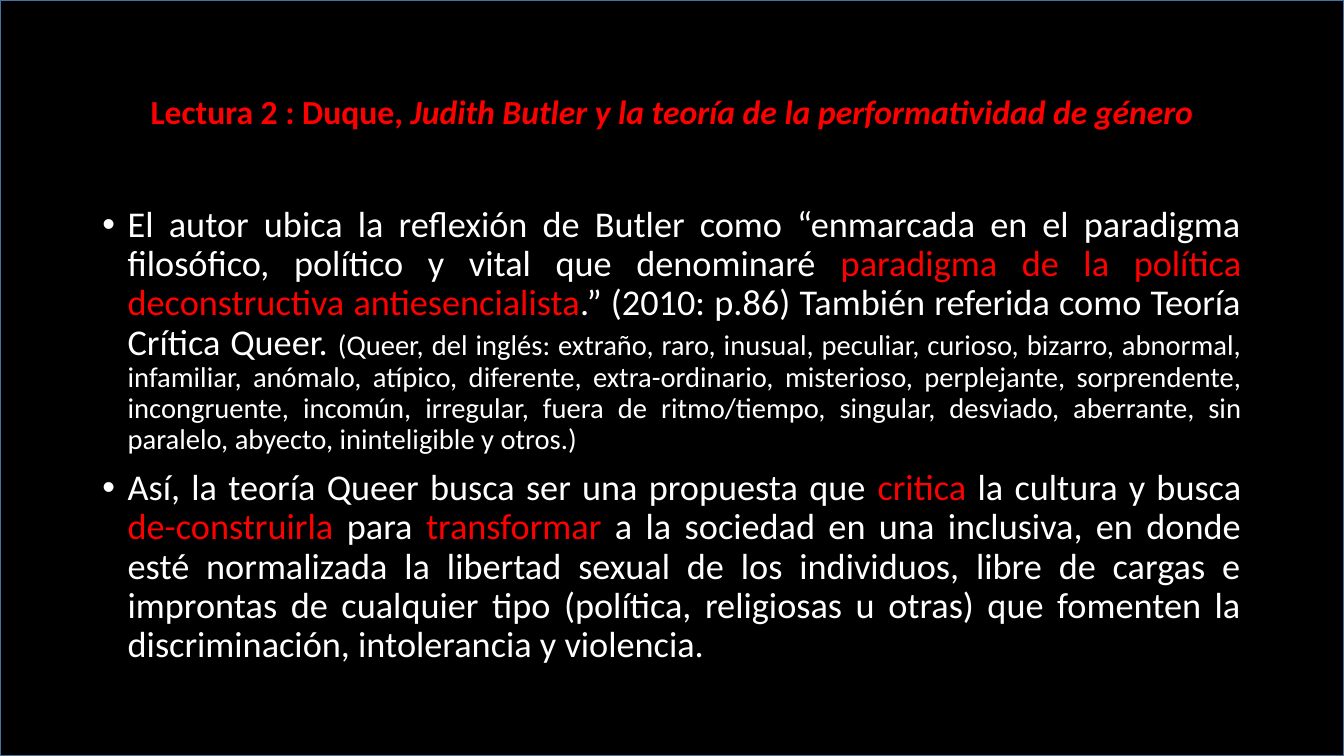
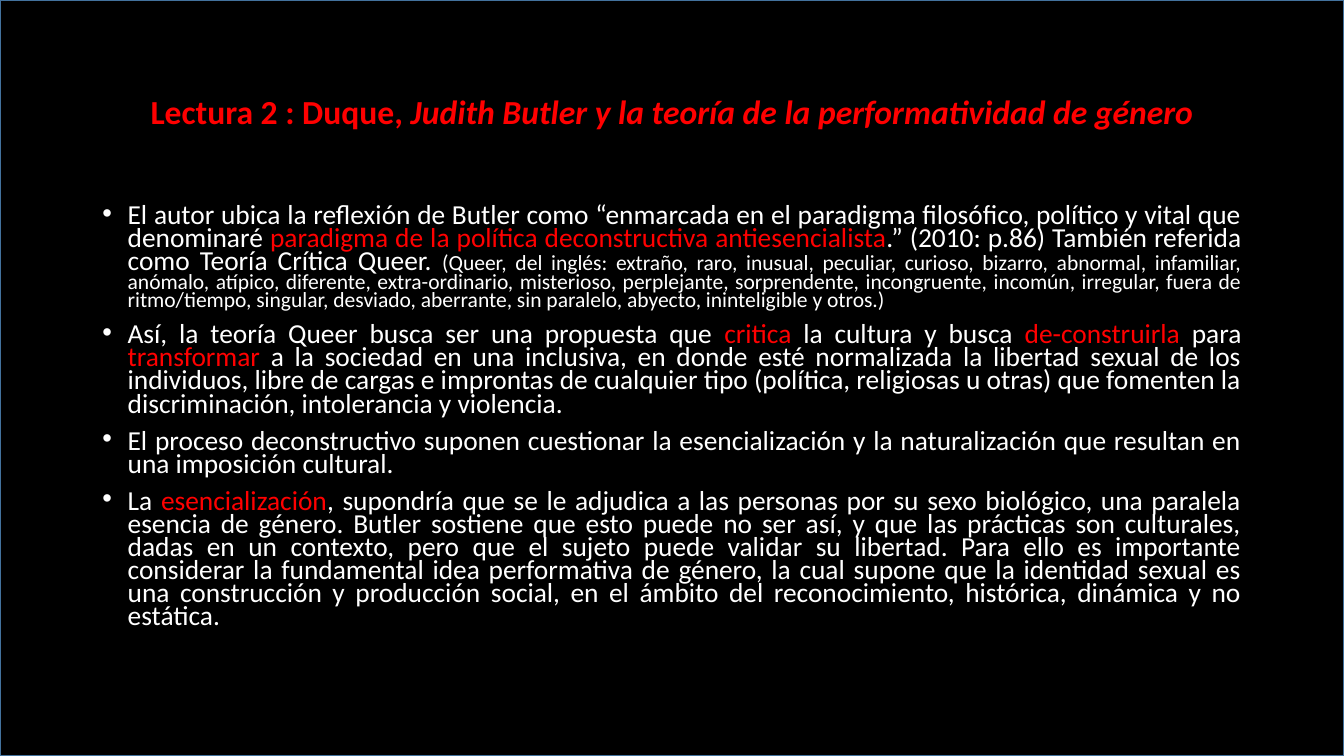
Before and after one commit to zaboltar/zaboltar.github.io, a slide deck: slide 10 of assets uarm/2019 sol-penscri-justfilpol/Documentos para S E B/Judith Butler-Resumen.pptx (slide 23 before the commit). Drawn at 1344x756 pixels with LibreOffice and Linux fonts; fonts in the diff are those of the drawing. Boxes give left, top, right and bottom in pixels: in the first picture for what was removed or moved away, otherwise in the second. Text is boxed around its words. In the diff, an @@ line names an element or a change of style, - is before the commit and + after.

```diff
--- a/assets uarm/2019 sol-penscri-justfilpol/Documentos para S E B/Judith Butler-Resumen.pptx
+++ b/assets uarm/2019 sol-penscri-justfilpol/Documentos para S E B/Judith Butler-Resumen.pptx
@@ text at [128, 204, 1242, 418]: size 25.9 to 19.6 pt in "El autor ubica la reflexión de Butler ...", "Así, la teoría Queer busca ser una ..."; size 20.4 to 15.4 pt in "(Queer, del inglés: extraño, raro, inusual, peculiar, ..."; line spacing 0.9 to 0.7 @@
@@ text at [128, 431, 1241, 626]: paragraphs added @@
+• El proceso deconstructivo suponen cuestionar la esencialización y la naturalización que resultan en una imposición cultural.
+• La esencialización, supondría que se le adjudica a las personas por su sexo biológico, una paralela esencia de género. Butler sostiene que esto puede no ser así, y que las prácticas son culturales, dadas en un contexto, pero que el sujeto puede validar su libertad. Para ello es importante considerar la fundamental idea performativa de género, la cual supone que la identidad sexual es una construcción y producción social, en el ámbito del reconocimiento, histórica, dinámica y no estática.
```
Also in this commit, not shown: 5 other slides changed, 16 slides removed, 10 other files.
